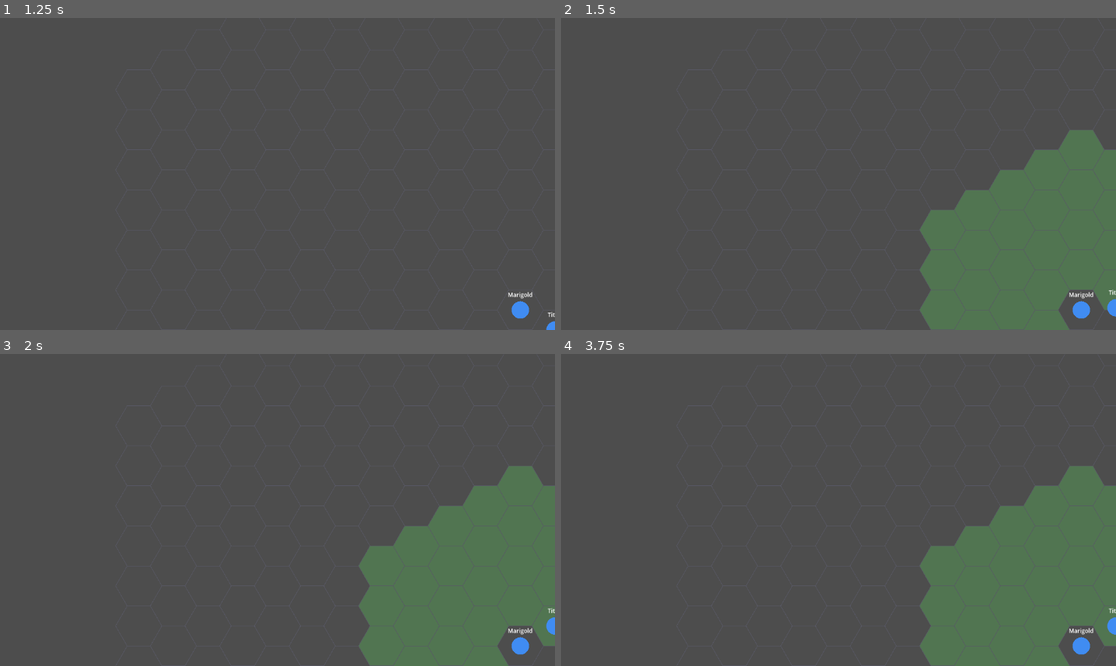
Above: before the commit, frames 1-4 (two rows, left to right).
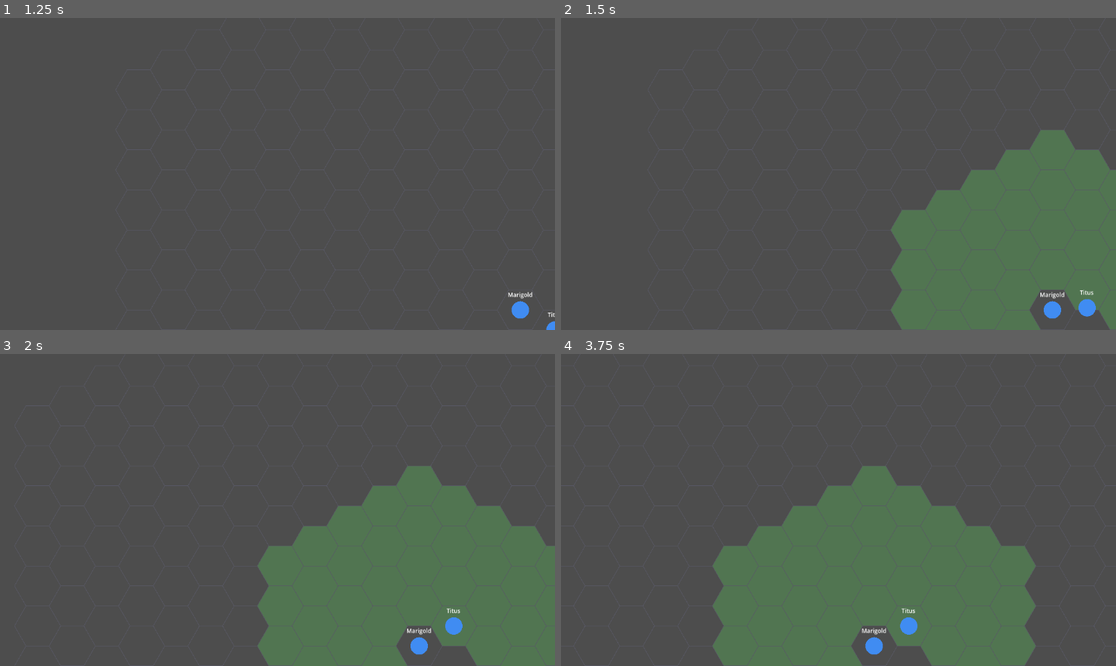
Above: after the commit, the same moments.

Repository: Pyroraptor/hykaen
Game: Godot game, scene res://scenes/TitleScreen.tscn
The game is run twice, just before and just after one commit, with the same random seed, the same clock (stepped at 60 frames per second) and the same inputs.
Inputs (mouse positions are in pixels of both pictures, inside the frame that each line leads up to):
- Up to frame 1 (1.25 s): click "New Game" at 0.5 s
- Up to frame 2 (1.5 s): tap Enter at 1.25 s; move the mouse to (960, 158) at 1.27 s; hold Right (ui_right) from 1.28 s (still down); hold Shift from 1.28 s (still down); click (960, 158) at 1.42 s
- Up to frame 3 (2 s): keep holding Right (ui_right); keep holding Shift
- Up to frame 4 (3.75 s): release Right (ui_right) at 2 s; release Shift at 2 s; drag from (727, 525) to (810, 572) at 2.02 s; tap Space at 2.75 s; move the mouse to (894, 441) at 2.77 s; hold Right (ui_right) 2.78-3.5 s; tap Ctrl at 2.85 s; click (894, 441) at 2.92 s; drag from (810, 572) to (672, 463) at 3.52 s

Frame 1 is identical in both runs. In frame 2, 5.0% of the frame differs, in the area x 20-100%, y 9-100%; in frame 3, 15%; in frame 4, 28%, in the area x 2-100%, y 23-100%.

Commit message:
feat(FEAT-006): Implement keyboard pan via WASD/arrow keys with UI-focus passthrough
Adds a per-frame _process() to HexGridView that pans the sibling GameCamera
via ui_up/down/left/right actions plus WASD, normalizing diagonal input
before scaling by PAN_SPEED (300 px/s) * delta and guarding the
zero-vector normalize case. Arrow-key input is skipped entirely (Contract
3) whenever get_viewport().gui_get_focus_owner() != null, mitigating
RISK-005 UI-focus/camera-pan input conflicts. Maps to US-007/FR-007.

Extends tests/hex_grid/test_hex_grid_view_pan.gd with coverage for all
five test_criteria, driving the real Input singleton via GutInputSender
(auto-flush) since _process() polls global engine state rather than
reacting to a passed-in event.

Diff:
--- a/presentation/hex_grid_view.gd
+++ b/presentation/hex_grid_view.gd
@@ -270,6 +270,67 @@
 var _drag_panning: bool = false
 
 
+## PAN_SPEED -- FEAT-006 (US-007 / FR-007): keyboard pan speed in pixels per
+## second, consulted by _process() below. Matches this iteration's design
+## notes (docs/iterations/iteration-W-panning-party-selection-panels.org,
+## W0-2) verbatim -- the single source of truth for how fast WASD/arrow-key
+## panning moves `_camera.position`; retune keyboard pan speed by changing
+## this one value.
+const PAN_SPEED: float = 300.0
+
+
+## _process(delta) -> void -- FEAT-006 (US-007 / FR-007, Contract 3,
+## mitigates RISK-005 "UI-focus/camera-pan input conflicts"): per-frame
+## keyboard pan. Accumulates a `dir` Vector2 from up to two input sources --
+## Godot's built-in ui_up/ui_down/ui_left/ui_right actions (arrow keys) AND
+## the WASD keys polled directly via Input.is_key_pressed() (no new
+## InputMap entries required, per the design notes) -- then, ONLY when
+## `dir` is non-zero (guarding the undefined/NaN Vector2.ZERO.normalized()
+## case -- Zero-vector input never triggers a normalize-of-zero-vector
+## call), moves `_camera.position` by `dir.normalized() * PAN_SPEED *
+## delta`. Normalizing BEFORE scaling means diagonal input (e.g. W+D) pans
+## at exactly PAN_SPEED, never PAN_SPEED * sqrt(2). A no-input frame leaves
+## `dir` at Vector2.ZERO and this method makes no changes to
+## `_camera.position` at all.
+##
+## Contract 3 (mitigates RISK-005): the four arrow-key actions are polled
+## ONLY when get_viewport().gui_get_focus_owner() == null. Whenever a
+## Control (e.g. a future chat/name-entry field) currently holds keyboard
+## focus, arrow-key input contributes NOTHING to `dir` and is left
+## completely unconsumed by this method, so a focused Control keeps its own
+## normal arrow-key navigation/editing behavior instead of the camera
+## silently panning out from under it. WASD is polled unconditionally --
+## the design notes scope this UI-focus pass-through to the arrow keys
+## only.
+##
+## Guarded on `_camera` being non-null -- this view's established
+## graceful-degradation precedent (see set_origin_offset()'s/
+## _handle_drag_pan_motion()'s own docs): a HexGridView instantiated
+## standalone, ahead of `_camera` resolving, must not crash on a keyboard
+## pan frame it cannot yet visually honor.
+func _process(delta: float) -> void:
+	var dir := Vector2.ZERO
+	if get_viewport().gui_get_focus_owner() == null:
+		if Input.is_action_pressed("ui_right"):
+			dir.x += 1.0
+		if Input.is_action_pressed("ui_left"):
+			dir.x -= 1.0
+		if Input.is_action_pressed("ui_down"):
+			dir.y += 1.0
+		if Input.is_action_pressed("ui_up"):
+			dir.y -= 1.0
+	if Input.is_key_pressed(KEY_D):
+		dir.x += 1.0
+	if Input.is_key_pressed(KEY_A):
+		dir.x -= 1.0
+	if Input.is_key_pressed(KEY_S):
+		dir.y += 1.0
+	if Input.is_key_pressed(KEY_W):
+		dir.y -= 1.0
+	if dir != Vector2.ZERO and _camera != null:
+		_camera.position += dir.normalized() * PAN_SPEED * delta
+
+
 func _draw() -> void:
 	for q in range(-GRID_RADIUS, GRID_RADIUS + 1):
 		for r in range(-GRID_RADIUS, GRID_RADIUS + 1):
--- a/tests/hex_grid/test_hex_grid_view_pan.gd
+++ b/tests/hex_grid/test_hex_grid_view_pan.gd
@@ -310,3 +310,215 @@
 		CombatantClass.new("defender-1", "Titus", "Player", HexCoordClass.new(0, 0)),
 	])
 	assert_eq(hex_grid_view.get_token_count(), 1, "HexGridView must remain fully functional after drag-pan calls")
+
+
+# ══════════════════════════════════════════════════════════════════════════
+# FEAT-006 (US-007 / FR-007): "Implement keyboard pan via WASD / arrow keys
+# with UI-focus passthrough" -- per-frame _process() keyboard pan.
+#
+# Unlike the middle-mouse drag-pan suite above (which calls
+# HexGridView._unhandled_input() directly with hand-built InputEvent
+# instances), HexGridView._process() polls GLOBAL engine Input singleton
+# state (Input.is_action_pressed()/Input.is_key_pressed()) rather than
+# reacting to a passed-in event object -- there is no event parameter to
+# hand-build here. This suite therefore drives the REAL Input singleton via
+# GutInputSender (this project's addons/gut/input_sender.gd, exposed as the
+# `InputSender` class reference on every GutTest, per addons/gut/test.gd)
+# with `Input` itself as the sole receiver and auto-flush enabled
+# (Input.flush_buffered_events() after every event, required for
+# Input.is_key_pressed()/is_action_pressed() to observe the just-sent event
+# headlessly -- verified empirically against this project's actual Godot
+# 4.3 binary), then calls HexGridView._process(delta) directly with an
+# explicit delta (the SAME "call the handler directly" convention this
+# file's own drag-pan suite above already documents, just applied to
+# _process() instead of _unhandled_input()). Every test releases all
+# simulated input in an `after_each()` so no pressed key/action state leaks
+# across tests (Input singleton state is process-global, not per-test).
+# ══════════════════════════════════════════════════════════════════════════
+
+var _key_sender = null
+
+
+func before_each() -> void:
+	_key_sender = InputSender.new(Input)
+	_key_sender.set_auto_flush_input(true)
+
+
+func after_each() -> void:
+	if _key_sender != null:
+		_key_sender.release_all()
+		_key_sender = null
+
+
+## Criterion — a no-input frame leaves _camera.position unchanged.
+func test_no_input_frame_leaves_camera_position_unchanged() -> void:
+	var hex_grid_view = _instantiate_hex_grid_view_with_game_camera_sibling()
+	await get_tree().process_frame
+
+	var camera: Camera2D = hex_grid_view.get_node("../GameCamera")
+	var initial_position: Vector2 = camera.position
+
+	hex_grid_view._process(0.1)
+
+	assert_eq(
+		camera.position, initial_position,
+		"a _process() frame with no key/action held must leave _camera.position completely unchanged"
+	)
+
+
+## Criterion — single-direction input moves _camera.position by exactly
+## PAN_SPEED * delta in that direction (WASD variant: KEY_D -> +x).
+func test_single_direction_wasd_input_moves_camera_by_pan_speed_times_delta() -> void:
+	var hex_grid_view = _instantiate_hex_grid_view_with_game_camera_sibling()
+	await get_tree().process_frame
+
+	var camera: Camera2D = hex_grid_view.get_node("../GameCamera")
+	var initial_position: Vector2 = camera.position
+
+	_key_sender.key_down(KEY_D)
+	hex_grid_view._process(0.1)
+
+	var expected_position: Vector2 = initial_position + Vector2(hex_grid_view.PAN_SPEED * 0.1, 0.0)
+	assert_almost_eq(
+		camera.position, expected_position, Vector2(EPSILON, EPSILON),
+		"KEY_D held must move _camera.position.x by exactly PAN_SPEED * delta"
+	)
+
+
+## Criterion — single-direction input via the built-in arrow-key actions
+## (ui_up) also moves _camera.position by exactly PAN_SPEED * delta.
+func test_single_direction_arrow_action_input_moves_camera_by_pan_speed_times_delta() -> void:
+	var hex_grid_view = _instantiate_hex_grid_view_with_game_camera_sibling()
+	await get_tree().process_frame
+
+	var camera: Camera2D = hex_grid_view.get_node("../GameCamera")
+	var initial_position: Vector2 = camera.position
+
+	_key_sender.action_down("ui_up")
+	hex_grid_view._process(0.1)
+
+	var expected_position: Vector2 = initial_position + Vector2(0.0, -hex_grid_view.PAN_SPEED * 0.1)
+	assert_almost_eq(
+		camera.position, expected_position, Vector2(EPSILON, EPSILON),
+		"the ui_up action held must move _camera.position.y by exactly -(PAN_SPEED * delta)"
+	)
+
+
+## Criterion — diagonal input (W+D) is normalized before being scaled by
+## PAN_SPEED * delta, i.e. the resulting displacement's magnitude is
+## PAN_SPEED * delta, not PAN_SPEED * delta * sqrt(2).
+func test_diagonal_input_is_normalized_before_scaling() -> void:
+	var hex_grid_view = _instantiate_hex_grid_view_with_game_camera_sibling()
+	await get_tree().process_frame
+
+	var camera: Camera2D = hex_grid_view.get_node("../GameCamera")
+	var initial_position: Vector2 = camera.position
+
+	_key_sender.key_down(KEY_W)
+	_key_sender.key_down(KEY_D)
+	hex_grid_view._process(0.1)
+
+	var delta_position: Vector2 = camera.position - initial_position
+	var expected_delta: Vector2 = Vector2(1.0, -1.0).normalized() * hex_grid_view.PAN_SPEED * 0.1
+	assert_almost_eq(
+		delta_position, expected_delta, Vector2(EPSILON, EPSILON),
+		"W+D held simultaneously must normalize the diagonal direction before scaling by PAN_SPEED * delta"
+	)
+	assert_almost_eq(
+		delta_position.length(), hex_grid_view.PAN_SPEED * 0.1, EPSILON,
+		"a normalized diagonal pan must move at exactly PAN_SPEED * delta, never PAN_SPEED * delta * sqrt(2)"
+	)
+
+
+## Criterion — when get_viewport().gui_get_focus_owner() != null, arrow-key
+## input is not consumed and does not move the camera.
+func test_arrow_key_input_does_not_move_camera_when_control_has_focus() -> void:
+	var hex_grid_view = _instantiate_hex_grid_view_with_game_camera_sibling()
+	await get_tree().process_frame
+
+	var focus_target := LineEdit.new()
+	focus_target.focus_mode = Control.FOCUS_ALL
+	add_child_autofree(focus_target)
+	focus_target.grab_focus()
+	assert_eq(
+		hex_grid_view.get_viewport().gui_get_focus_owner(), focus_target,
+		"sanity: the LineEdit must actually hold keyboard focus on this view's viewport"
+	)
+
+	var camera: Camera2D = hex_grid_view.get_node("../GameCamera")
+	var initial_position: Vector2 = camera.position
+
+	_key_sender.action_down("ui_right")
+	hex_grid_view._process(0.1)
+
+	assert_eq(
+		camera.position, initial_position,
+		"arrow-key (ui_right) input must NOT move the camera while a Control holds keyboard focus"
+	)
+
+
+## Regression companion to the above: with no Control focused, the SAME
+## ui_right action still pans the camera as normal (proves the guard is
+## focus-conditional, not a blanket regression that disables arrow-key pan
+## entirely).
+func test_arrow_key_input_still_moves_camera_when_nothing_has_focus() -> void:
+	var hex_grid_view = _instantiate_hex_grid_view_with_game_camera_sibling()
+	await get_tree().process_frame
+
+	assert_null(
+		hex_grid_view.get_viewport().gui_get_focus_owner(),
+		"sanity: nothing should hold keyboard focus on this view's viewport by default"
+	)
+
+	var camera: Camera2D = hex_grid_view.get_node("../GameCamera")
+	var initial_position: Vector2 = camera.position
+
+	_key_sender.action_down("ui_right")
+	hex_grid_view._process(0.1)
+
+	var expected_position: Vector2 = initial_position + Vector2(hex_grid_view.PAN_SPEED * 0.1, 0.0)
+	assert_almost_eq(
+		camera.position, expected_position, Vector2(EPSILON, EPSILON),
+		"ui_right action held must move the camera normally when no Control holds keyboard focus"
+	)
+
+
+## Criterion — zero-vector input never triggers a normalize-of-zero-vector
+## call: with no input held, _camera.position must remain EXACTLY equal
+## (bit-for-bit, no float epsilon drift from a stray Vector2.ZERO.normalized()
+## NaN/undefined result) to its pre-frame value across several consecutive
+## no-input frames.
+func test_zero_vector_input_never_normalizes_and_position_stays_exact() -> void:
+	var hex_grid_view = _instantiate_hex_grid_view_with_game_camera_sibling()
+	await get_tree().process_frame
+
+	var camera: Camera2D = hex_grid_view.get_node("../GameCamera")
+	var initial_position: Vector2 = camera.position
+
+	hex_grid_view._process(0.1)
+	hex_grid_view._process(0.016)
+	hex_grid_view._process(1.0)
+
+	assert_eq(
+		camera.position, initial_position,
+		"repeated no-input _process() frames must never move the camera or produce NaN from normalizing a zero vector"
+	)
+	assert_false(is_nan(camera.position.x) or is_nan(camera.position.y), "camera position must never become NaN")
+
+
+## Regression: HexGridView instantiated standalone (no GameCamera sibling,
+## `_camera == null`, e.g. this view's own .tscn in isolation) must not
+## crash when _process() runs with keys held -- mirrors this view's
+## established graceful-degradation precedent (set_origin_offset(),
+## _handle_drag_pan_motion()).
+func test_process_does_not_crash_when_camera_is_null() -> void:
+	var hex_grid_view = HexGridViewScene.instantiate()
+	add_child_autofree(hex_grid_view)
+	await get_tree().process_frame
+
+	assert_null(hex_grid_view._camera, "sanity: a standalone HexGridView must have no resolved _camera")
+
+	_key_sender.key_down(KEY_D)
+	hex_grid_view._process(0.1)
+
+	pass_test("HexGridView._process() must not crash when _camera is null")
